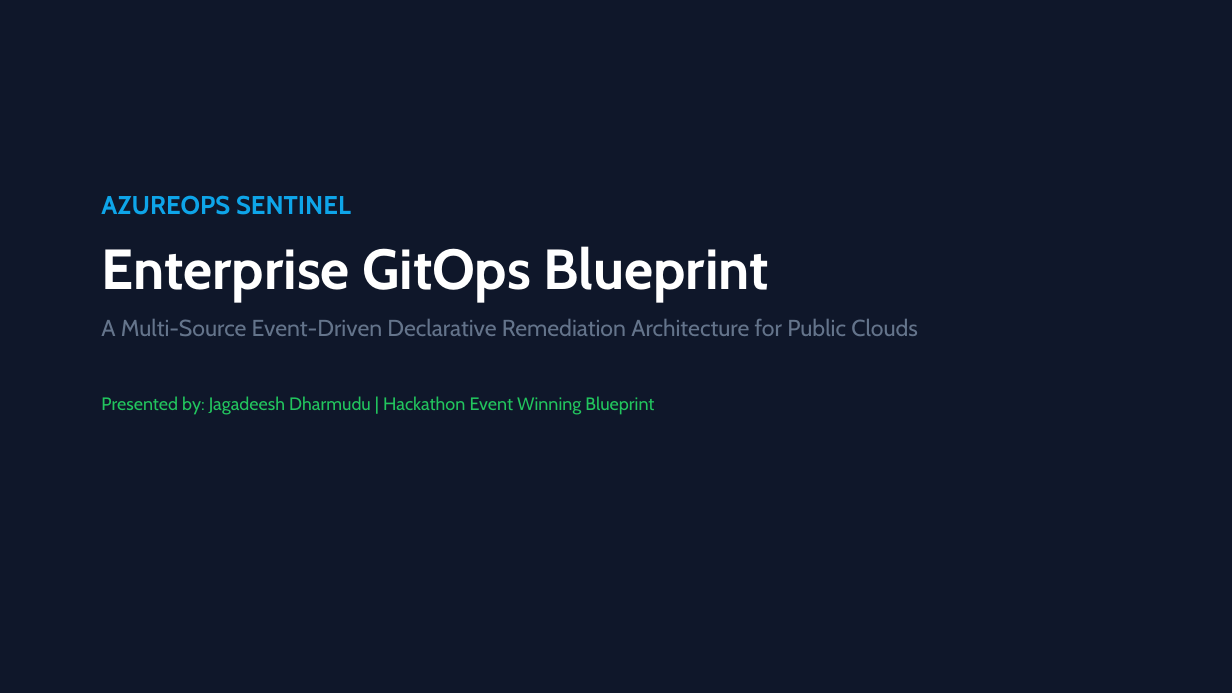
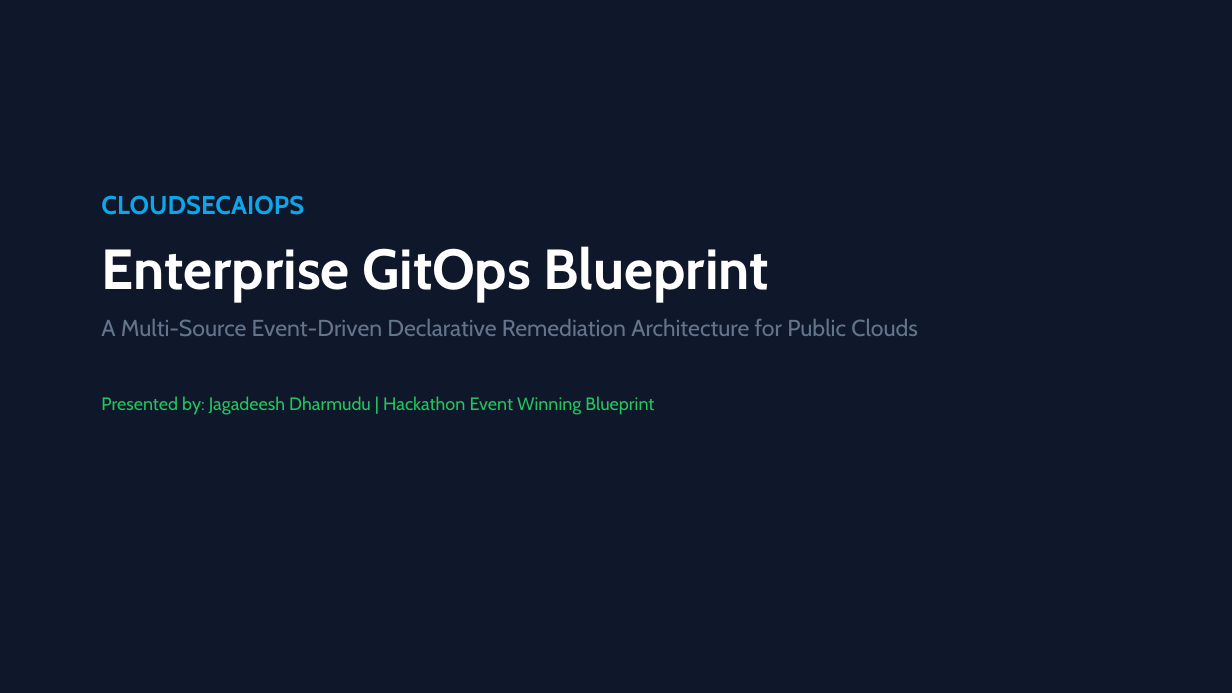
Before and after one commit to jagat1980/azureops-terraform-sentinel, a slide deck: slide 1 of docs/architecture/azureops_gitops_architecture.pptx. Drawn at 1232x693 pixels with LibreOffice and Linux fonts; fonts in the diff are those of the drawing. Boxes give left, top, right and bottom in pixels: in the first picture for what was removed or moved away, otherwise in the second. Text is boxed around its words. In the diff, an @@ line names an element or a change of style, - is before the commit and + after.

Commit message:
docs: rename Azure/AzureOps Sentinel to CloudSecAIOps in presentation and docs

```diff
--- a/docs/architecture/azureops_gitops_architecture.pptx
+++ b/docs/architecture/azureops_gitops_architecture.pptx
@@ text at (101,195,304,215): text changed @@
-AZUREOPS SENTINEL
+CLOUDSECAIOPS
```
Also in this commit, not shown: 3 other files.
